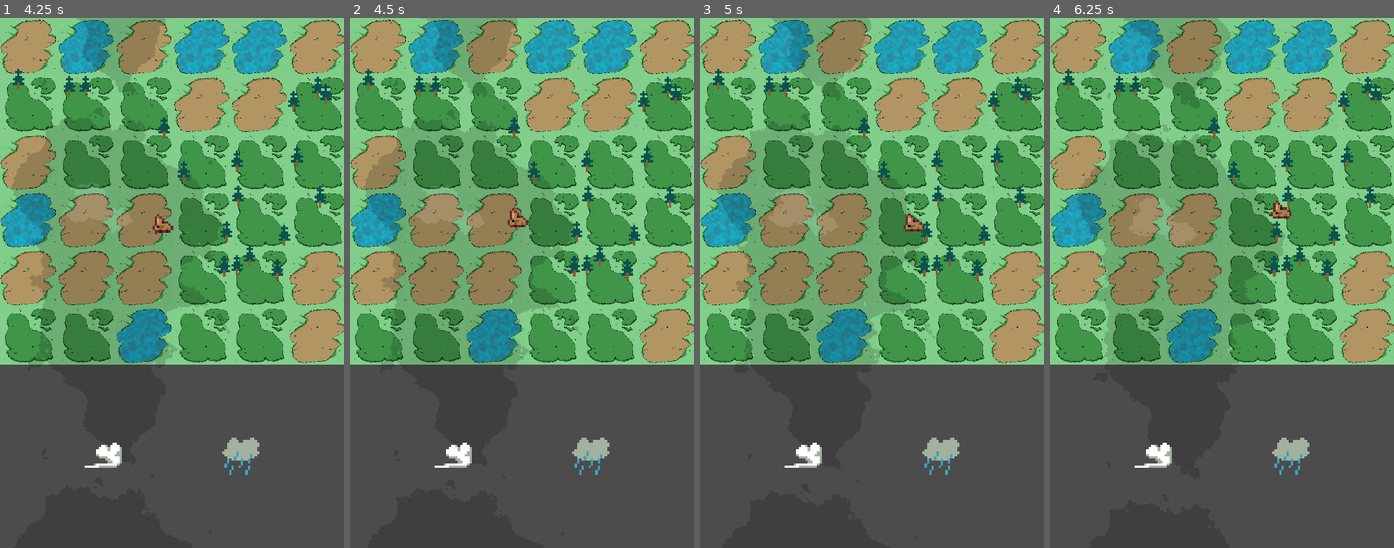
Above: before the commit, frames 1-4 (left to right).
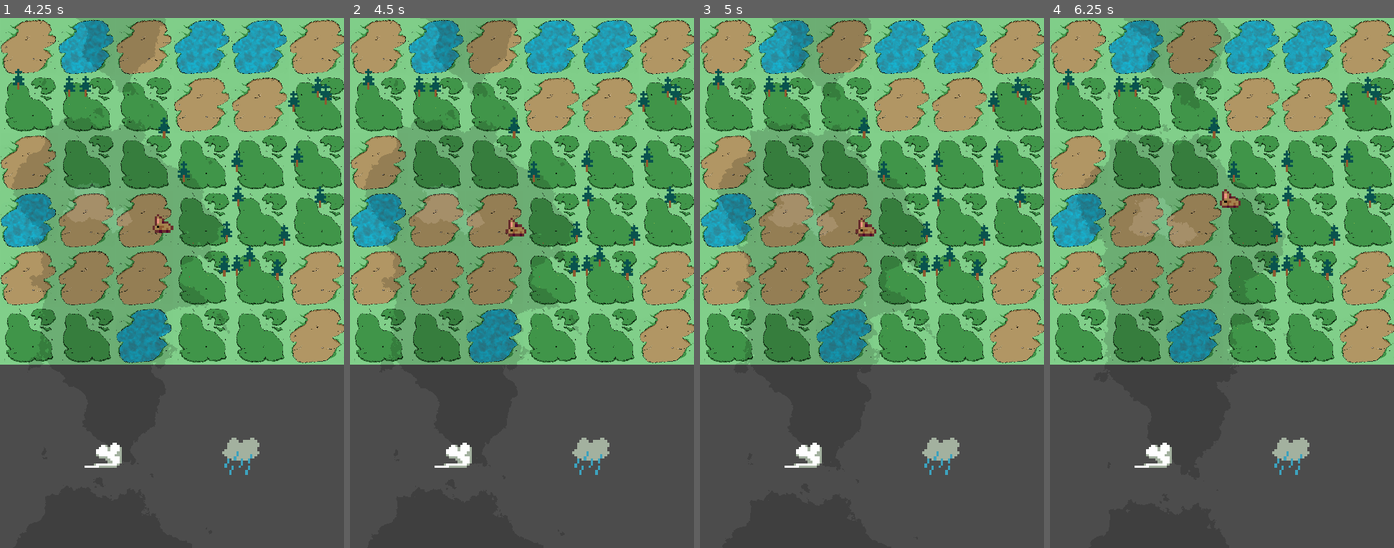
Above: after the commit, the same moments.

Repository: MrBSmith/Haven
Game: Godot game, scene res://Scenes/Garden/Garden.tscn
Same seed, same stepped clock (60 frames per second), same inputs: the game is played once before the commit and once after it. The engine's default icon, where the game draws it, is replaced by a stand-in: a white triangle on a blue panel in a dark square.
Inputs (mouse positions are in pixels of both pictures, inside the frame that each line leads up to):
- Up to frame 1 (4.25 s): tap Enter (ui_accept) at 0.5, 0.77, 1.52, 3.02, 3.77 s; move the mouse to (27, 60) at 0.52 s; press the mouse at (27, 60) at 0.53 s; move the mouse to (103, 457) at 1.27 s; release the mouse at (103, 457) at 1.28 s; click (103, 457) at 1.35 s; move the mouse to (240, 457) at 2.02 s; press the mouse at (240, 457) at 2.03 s; move the mouse to (189, 283) at 2.77 s; release the mouse at (189, 283) at 2.78 s; click (189, 283) at 2.85 s; move the mouse to (120, 150) at 3.52 s; press the mouse at (120, 150) at 3.53 s
- Up to frame 2 (4.5 s): move the mouse to (597, 256) at 4.27 s; release the mouse at (597, 256) at 4.28 s; click (597, 256) at 4.35 s
- Up to frame 3 (5 s): tap Enter (ui_accept) at 4.52 s
- Up to frame 4 (6.25 s): move the mouse to (1153, 309) at 5.02 s; press the mouse at (1153, 309) at 5.03 s; move the mouse to (1256, 166) at 5.77 s; release the mouse at (1256, 166) at 5.78 s; click (1256, 166) at 5.85 s; tap Enter (ui_accept) at 6.02 s

Frame 1 is identical in both runs. In frame 2, 0.2% of the frame differs, in the area x 45-52%, y 35-42%; in frame 3, 0.3%; in frame 4, 0.3%, in the area x 49-71%, y 32-38%.

Commit message:
Fix collision rect shifted in the pathfinder

Diff:
--- a/Scenes/Garden/Pathfinder/Pathfinder.gd
+++ b/Scenes/Garden/Pathfinder/Pathfinder.gd
@@ -73,7 +73,8 @@
 		var not_passable = is_point_in_unpassable_tile(point) or \
 			is_point_in_obstacle(point, obstacle if remove else null)
 
-		astar.set_point_disabled(id, not_passable)
+		if astar.has_point(id):
+			astar.set_point_disabled(id, not_passable)
 
 
 # Called when a tile change type; update the passability of the point underneath it
@@ -109,15 +110,30 @@
 
 
 # Return a PoolVector2Array of points inside the given obstacle
-#### THE COLLISION SHAPE HAVE TO BE RECTANGULAR (MAY BE INPROVED) ####
+# !!! Works only with RectangleShape2D and CircleShape2D !!!
 func get_points_in_obstacle(obstacle: Node2D) -> PoolVector2Array:
-	var collision_shape = obstacle.get_node("CollisionShape2D")
-	var collision_rect := get_collision_rect(collision_shape)
+	var points_array = PoolVector2Array()
+	var shape = obstacle.get_node("CollisionShape2D").get_shape()
+	var obst_pos = obstacle.get_global_position()
+	var obst_scale = obstacle.get_scale()
+
+	if shape is RectangleShape2D:
+		points_array = get_points_in_rect(get_collision_rect(obst_pos, shape, obst_scale))
+
+	elif shape is CircleShape2D:
+		var circle_radius = shape.get_radius()
+		points_array = get_points_in_circle(circle_radius, obst_pos, obst_scale)
+
+	return points_array
+
+
+# Returns an array of points inside a given rect
+func get_points_in_rect(rect: Rect2) -> PoolVector2Array:
 	var points_array := PoolVector2Array()
 
 	# Rect position, expressed in point position
-	var rect_pos = collision_rect.position
-	var rect_size_pxl = collision_rect.size * scale
+	var rect_pos = rect.position
+	var rect_size_pxl = rect.size
 
 	for i in range(rect_size_pxl.y):
 		for j in range(rect_size_pxl.x):
@@ -126,6 +142,23 @@
 				points_array.append(point)
 
 	return points_array
+
+# Returns an array of points inside a given circle
+# !!! Doesn't support non-perfect circles !!! #
+func get_points_in_circle(radius: float, circle_pos: Vector2, obst_scale: Vector2):
+	var astar_points = astar.get_points()
+	var points_array := PoolVector2Array()
+
+	for point_id in astar_points:
+		if is_point_in_circle(point_id, circle_pos, radius, obst_scale):
+			points_array.append(get_pos_from_id(point_id))
+	return points_array
+
+
+func is_point_in_circle(point_id: int, circle_pos: Vector2,
+					radius: float, circle_scale:= Vector2.ONE):
+	var point_world_pos = get_world_pos_from_id(point_id)
+	return point_world_pos.distance_to(circle_pos) <= radius * circle_scale.x
 
 
 # Return every unpassable tiles
@@ -157,19 +190,26 @@
 		if obstacle == exeption:
 			continue
 
-		var collision_shape = obstacle.find_node("CollisionShape2D")
-		var collision_rect = get_collision_rect(collision_shape)
-		collision_rect.size *= obstacle.scale
-		if collision_rect.has_point(point_world_pos):
-			return true
+		var obst_pos = obstacle.get_global_position()
+		var obst_scale = obstacle.get_scale()
+		var shape = obstacle.find_node("CollisionShape2D").get_shape()
+
+		if shape is RectangleShape2D:
+			var collision_rect = get_collision_rect(obst_pos, shape, obst_scale)
+			if collision_rect.has_point(point_world_pos):
+				return true
+		elif shape is CircleShape2D:
+			var radius = shape.get_radius()
+			var point_id = get_id_at_pos(point)
+			if is_point_in_circle(point_id, obst_pos, radius, obst_scale):
+				return true
 	return false
 
 
 # Return the given collision shape (Must be a RectangleShape) as a Rect2
-func get_collision_rect(collision_shape: CollisionShape2D) -> Rect2:
-	var shape_pos = collision_shape.get_global_position()
-	var shape_ext = collision_shape.get_shape().get_extents()
-	return Rect2(shape_pos - shape_ext, shape_ext * 2)
+func get_collision_rect(pos: Vector2, rect_shape: RectangleShape2D, obst_scale := Vector2.ONE) -> Rect2:
+	var shape_ext = rect_shape.get_extents() * obst_scale
+	return Rect2(pos - shape_ext, shape_ext * 2)
 
 
 # Connect every point in the grid
--- a/Scenes/Plants/Trees/Tree.tscn
+++ b/Scenes/Plants/Trees/Tree.tscn
@@ -6,8 +6,8 @@
 [ext_resource path="res://Scenes/Plants/Trees/States/Idle.gd" type="Script" id=4]
 [ext_resource path="res://Scenes/Plants/Trees/Wind.gd" type="Script" id=5]
 
-[sub_resource type="RectangleShape2D" id=1]
-extents = Vector2( 6.09198, 6.79803 )
+[sub_resource type="RectangleShape2D" id=3]
+extents = Vector2( 5, 5 )
 
 [sub_resource type="RectangleShape2D" id=2]
 extents = Vector2( 2.98321, 4.63424 )
@@ -34,7 +34,7 @@
 
 [node name="CollisionShape2D" type="CollisionShape2D" parent="."]
 position = Vector2( 0, -0.5 )
-shape = SubResource( 1 )
+shape = SubResource( 3 )
 
 [node name="Skeleton2D" type="Skeleton2D" parent="."]
 __meta__ = {
